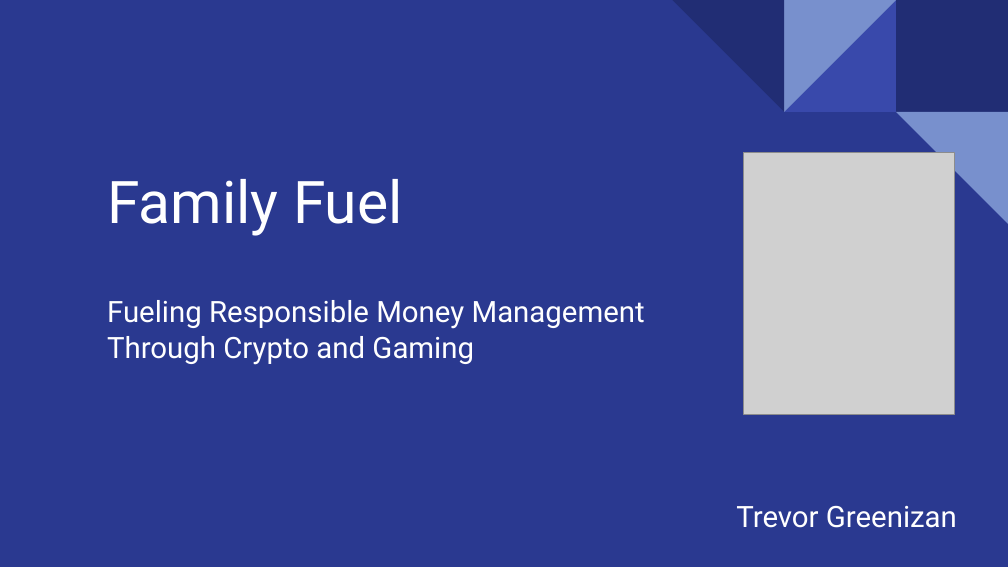
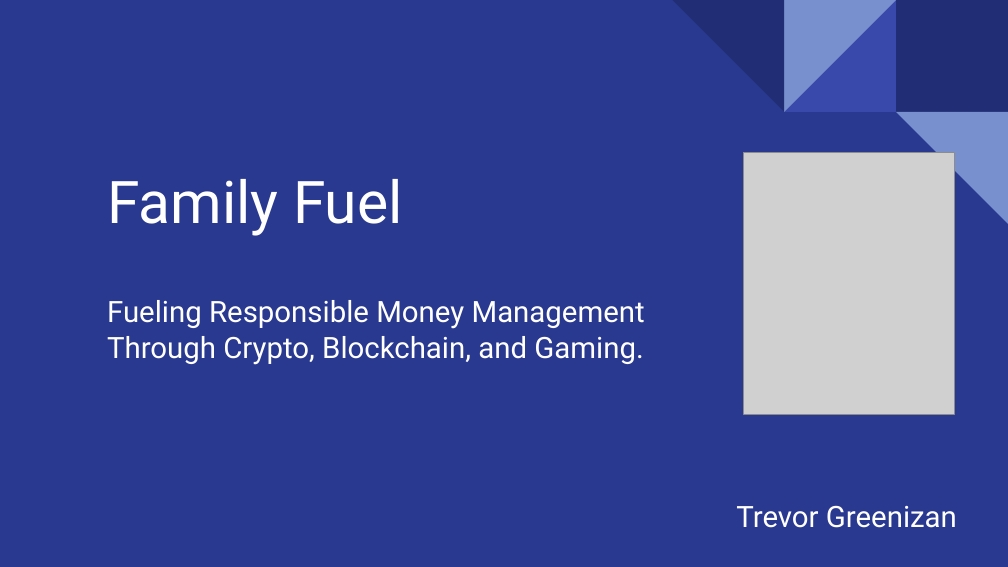
Before and after one commit to TGreenizan/Family-Fuel, a slide deck: slide 1 of Family-Fuel-presentation.odp. Drawn at 1008x567 pixels with LibreOffice and Linux fonts; fonts in the diff are those of the drawing; grey boxes stand for pictures. Boxes give left, top, right and bottom in pixels: in the first picture for what was removed or moved away, otherwise in the second. Text is boxed around its words. In the diff, an @@ line names an element or a change of style, - is before the commit and + after.

Commit message:
add-updated presentation

```diff
--- a/Family-Fuel-presentation.odp
+++ b/Family-Fuel-presentation.odp
@@ subtitle at <box>107,336,643,365</box>: text changed @@
-Through Crypto and Gaming
+Through Crypto, Blockchain, and Gaming.
```
